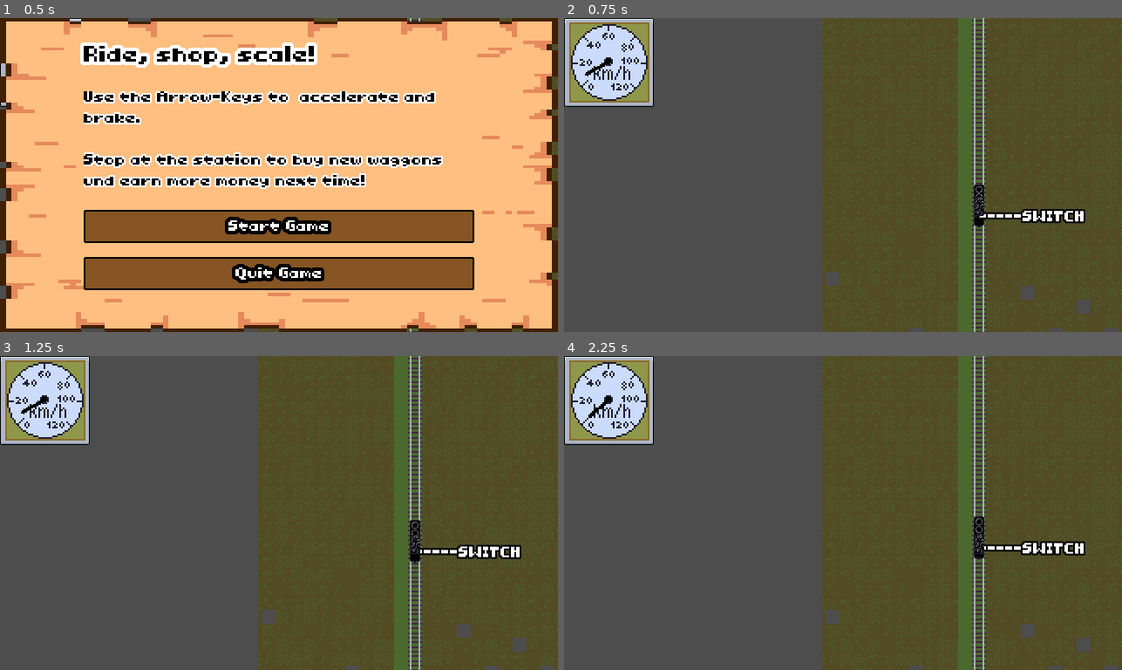
Above: before the commit, frames 1-4 (two rows, left to right).
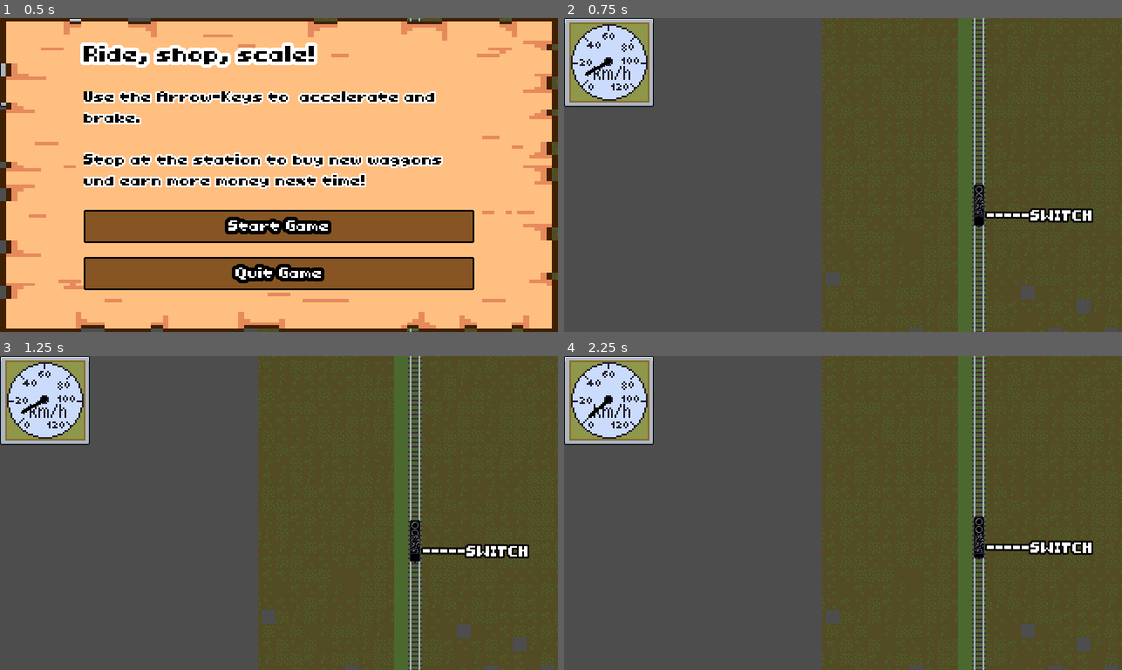
Above: after the commit, the same moments.

Repository: sthoni/gamejamaugust2024
Game: Godot game, scene res://game.tscn
Same seed, same stepped clock (60 frames per second), same inputs: the game is played once before the commit and once after it.
Inputs:
- Up to frame 1 (0.5 s): no input
- Up to frame 2 (0.75 s): click "Start Game" at 0.5 s
- Up to frame 3 (1.25 s): no input
- Up to frame 4 (2.25 s): tap Enter (shop) at 1.25, 1.52 s; hold Right (right) 1.28-2.03 s; hold Down (brake) from 2.03 s (still down)

Frame 1 is identical in both runs. In frame 2, 0.5% of the frame differs, in the area x 74-95%, y 60-66%; in frame 3, 0.6%; in frame 4, 0.6%, in the area x 75-95%, y 58-64%.

Commit message:
Train Chain Manager added, not really functional atm.

Diff:
--- a/level/level.gd
+++ b/level/level.gd
@@ -6,7 +6,6 @@
 @onready var mission_manager: MissionManager = $MissionManager # Assuming the node is named MissionManager
 
 @onready var train: Train = %Train
-@onready var path_to_follow: PathFollow2D = $Path2D/PathFollow_1
 
 # Called when the node enters the scene tree for the first time.
 func _ready() -> void:
@@ -29,7 +28,6 @@
 	level_stats = value
 	if train:
 		train.train_stats = level_stats.train_stats
-		path_to_follow.progress = 0
 
 
 func _input(event: InputEvent) -> void:
--- a/level/level.tscn
+++ b/level/level.tscn
@@ -12,6 +12,7 @@
 [ext_resource type="Script" uid="uid://cohop5a2itmps" path="res://level/path_follow_2d.gd" id="7_0v1st"]
 [ext_resource type="Resource" uid="uid://bbd4jch0jo6gm" path="res://station/station_stats_start_2.tres" id="8_m3nah"]
 [ext_resource type="Script" uid="uid://bxsm7hr36wedi" path="res://level/mission_manager.gd" id="9_6gtgk"]
+[ext_resource type="Script" uid="uid://b16cdrpkhuj1a" path="res://train/train_chain_manager.gd" id="10_l5lfc"]
 
 [sub_resource type="TileSetAtlasSource" id="TileSetAtlasSource_cw150"]
 texture = ExtResource("4_6gtgk")
@@ -126,48 +127,52 @@
 position = Vector2(184, 8)
 station_stats = ExtResource("8_m3nah")
 
-[node name="Weiche1" type="Area2D" parent="."]
-position = Vector2(192, -56.546)
+[node name="TrainChainManager" type="Node" parent="."]
+script = ExtResource("10_l5lfc")
+
+[node name="Weiche1" type="Area2D" parent="TrainChainManager"]
+position = Vector2(193, -52.546)
 rotation = -1.5708
 
-[node name="Weiche1" type="CollisionShape2D" parent="Weiche1"]
+[node name="Weiche1" type="CollisionShape2D" parent="TrainChainManager/Weiche1"]
 position = Vector2(-11.546, 0)
 shape = SubResource("RectangleShape2D_l5lfc")
 
-[node name="Path2D" type="Path2D" parent="."]
-position = Vector2(192, 313)
+[node name="Path2D" type="Path2D" parent="TrainChainManager"]
+position = Vector2(193, 317)
 curve = SubResource("Curve2D_ivpvi")
 
-[node name="PathFollow_1" type="PathFollow2D" parent="Path2D"]
+[node name="PathFollow_1" type="PathFollow2D" parent="TrainChainManager/Path2D"]
 position = Vector2(0, 256.262)
 rotation = -1.5708
 progress = 43.7542
 loop = false
 script = ExtResource("7_0v1st")
 
-[node name="Train" parent="Path2D/PathFollow_1" instance=ExtResource("2_kmlf3")]
+[node name="Train" parent="TrainChainManager/Path2D/PathFollow_1" instance=ExtResource("2_kmlf3")]
 unique_name_in_owner = true
 rotation = 1.5708
 
-[node name="Label2" type="Label" parent="Path2D/PathFollow_1"]
-offset_left = -5.50452
-offset_right = 116.495
-offset_bottom = 24.0
+[node name="Label2" type="Label" parent="TrainChainManager/Path2D/PathFollow_1"]
+offset_left = -4.73846
+offset_top = 9.0
+offset_right = 117.262
+offset_bottom = 33.0
 rotation = 1.57572
 text = "-----SWITCH"
 
-[node name="Path2D_2" type="Path2D" parent="."]
-position = Vector2(192, 613)
+[node name="Path2D_2" type="Path2D" parent="TrainChainManager"]
+position = Vector2(193, 617)
 curve = SubResource("Curve2D_rhqlf")
 
-[node name="PathFollow_2" type="PathFollow2D" parent="Path2D_2"]
+[node name="PathFollow_2" type="PathFollow2D" parent="TrainChainManager/Path2D_2"]
 position = Vector2(0, -669.546)
 rotation = -1.5708
 progress = 30.552
 rotates = false
 loop = false
 
-[node name="Label" type="Label" parent="Path2D_2/PathFollow_2"]
+[node name="Label" type="Label" parent="TrainChainManager/Path2D_2/PathFollow_2"]
 offset_right = 40.0
 offset_bottom = 24.0
 rotation = 1.57572
--- a/train/train.gd
+++ b/train/train.gd
@@ -112,6 +112,10 @@
 			if timer_acc.time_left == 0:
 				timer_acc.start()
 
+	if Input.is_action_pressed("right"):
+		if $"../../../Weiche1".get_overlapping_bodies().has(%Train):
+			switch_path(path_follow_2)
+
 	if Input.is_action_pressed("brake"):
 		timer_acc.stop()
 		flag_change_dir_on_acc = false
@@ -128,9 +132,7 @@
 			new_velocity = 0
 			if timer_brake.time_left == 0:
 				timer_brake.start()
-	if Input.is_action_pressed("right"):
-		if $"../../../Weiche1".get_overlapping_bodies().has(%Train):
-			switch_path(path_follow_2)
+
 	if Input.is_action_pressed("left"):
 		pass
 	var acc: float = (new_velocity - velocity.y) / delta
--- /dev/null
+++ b/train/train_chain_manager.gd
@@ -0,0 +1,9 @@
+extends Node
+
+@onready var path_to_follow: PathFollow2D = $Path2D/PathFollow_1 #in TrainChainManager
+
+func _ready() -> void:
+	path_to_follow.progress = 0 #in TrainChainManager
+
+func _process(delta):
+	pass
Not shown: 1 places in level/level.tscn that only renumber resources
Not shown, added: train/train_chain_manager.gd.uid
